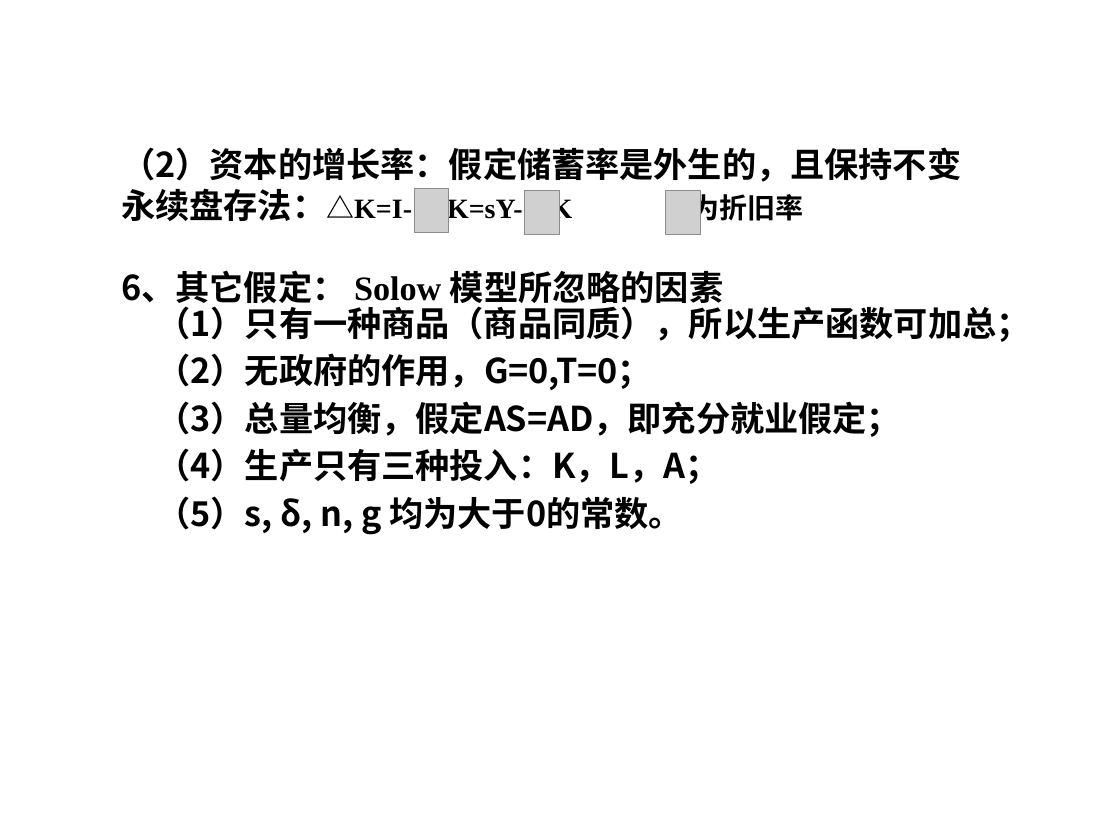
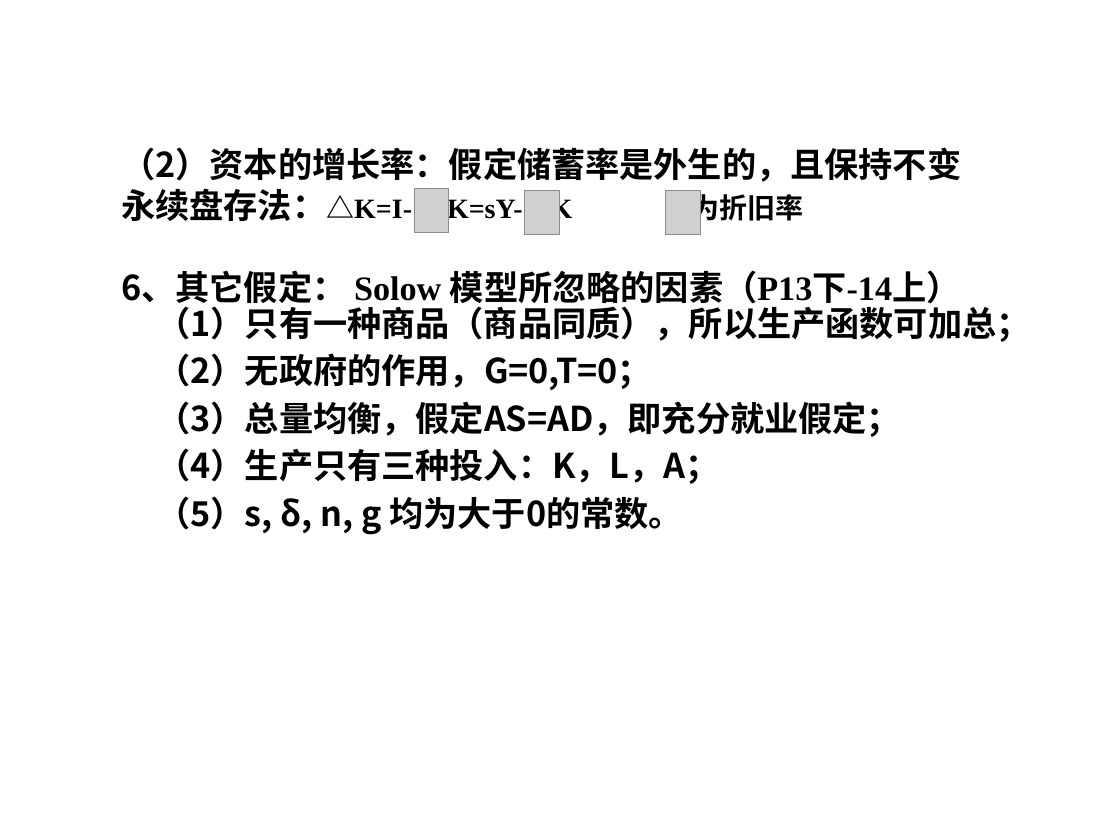
Before and after one commit to iming85/iming85.github.io, a slide deck: slide 11 of teaching/2021sumacro/ch_1.ppt. Drawn at 1120x840 pixels with LibreOffice and Linux fonts; fonts in the diff are those of the drawing; grey boxes stand for pictures; background and template pictures are left out. Boxes give left, top, right and bottom in pixels: in the first picture for what was removed or moved away, otherwise in the second. Text is boxed around its words. In the diff, an @@ line names an element or a change of style, - is before the commit and + after.

```diff
--- a/teaching/2021sumacro/ch_1.ppt
+++ b/teaching/2021sumacro/ch_1.ppt
@@ text at <box>121,270,961,310</box>: text changed @@
-6、其它假定： Solow 模型所忽略的因素
+6、其它假定： Solow 模型所忽略的因素（P13下-14上）
```
Also in this commit, not shown: 4 other slides changed, 2 other files.
